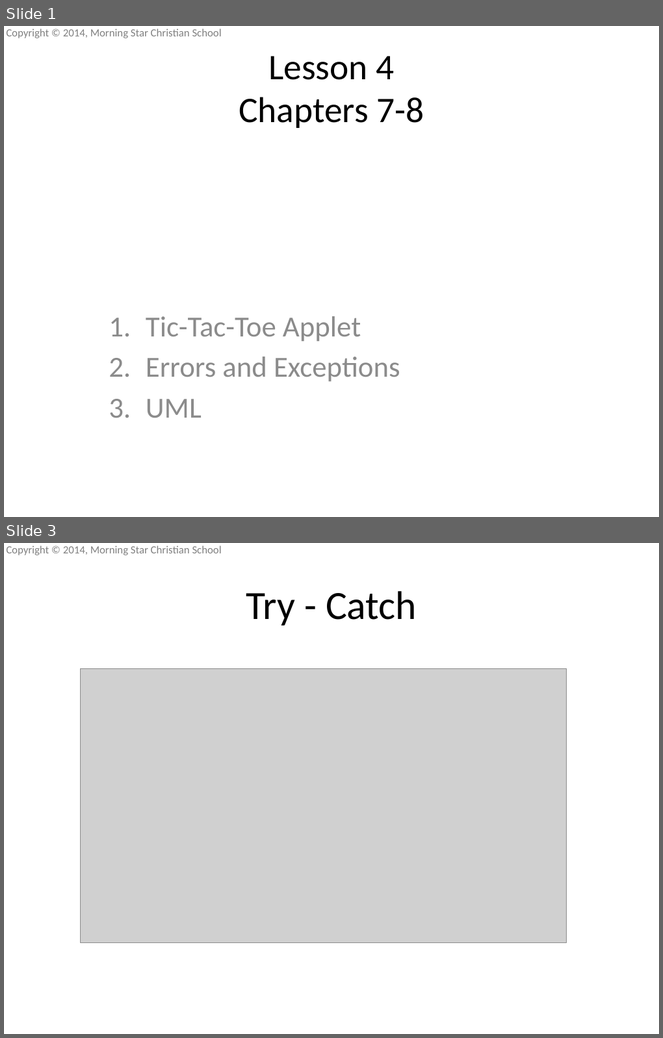
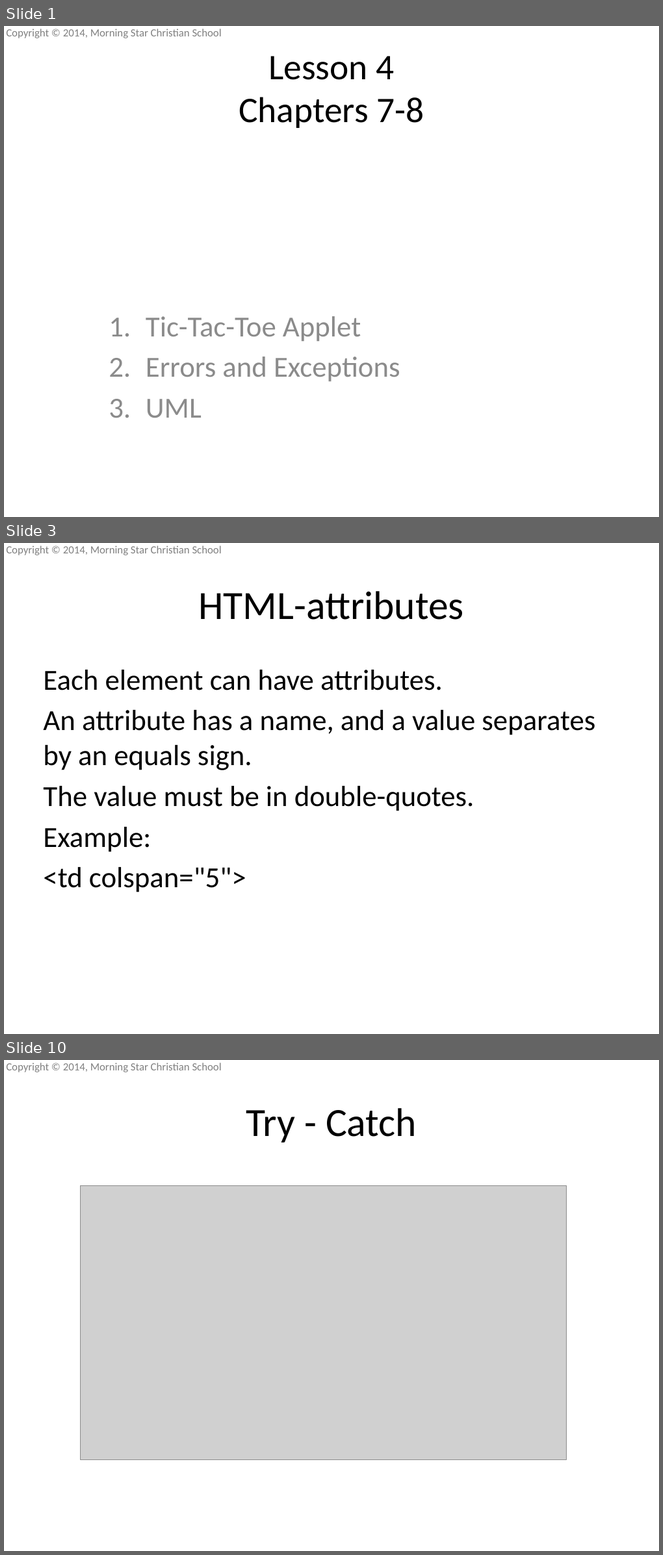
Before and after one commit to mscsbend/presentations, a slide deck: Lesson 4.pptx. Shown one above the other, each under a label of ours: slides 1 and 3 before the commit, slides 1, 3 and 10 after it; the slides between them are not shown. The pictures are 663x1038 and 663x1555 pixels, drawn with LibreOffice and Linux fonts; fonts in the diff are those of the drawing; grey boxes stand for pictures; background and template pictures are left out. Boxes give left, top, right and bottom in pixels: in the first picture for what was removed or moved away, otherwise in the second. Text is boxed around its words. In the diff, an @@ line names an element or a change of style, - is before the commit and + after.

```diff
--- a/Lesson 4.pptx
+++ b/Lesson 4.pptx
@@ slide 3 added at (x1=4, y1=543, x2=659, y2=1034), background picture (left out); not listed: 1 template element that a slide beside it also shows @@
@@ title added at (x1=198, y1=591, x2=464, y2=620), 44 pt, text #000000 @@
+HTML-attributes
@@ text added at (x1=43, y1=670, x2=596, y2=893), 32 pt, text #000000 @@
+Each element can have attributes.
+An attribute has a name, and a value separates by an equals sign.
+The value must be in double-quotes.
+Example:
+<td colspan="5">
@@ what was slide 3 is now slide 10 @@
```
Also in this commit, not shown: 1 slide changed, 6 other slides added, 1 other file.
